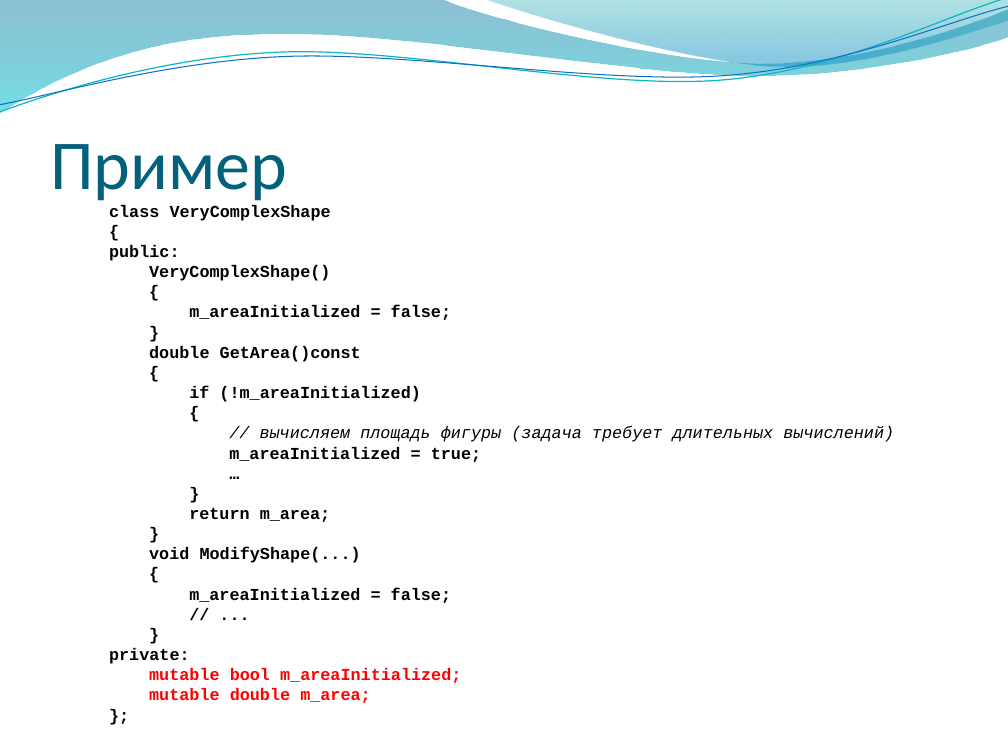
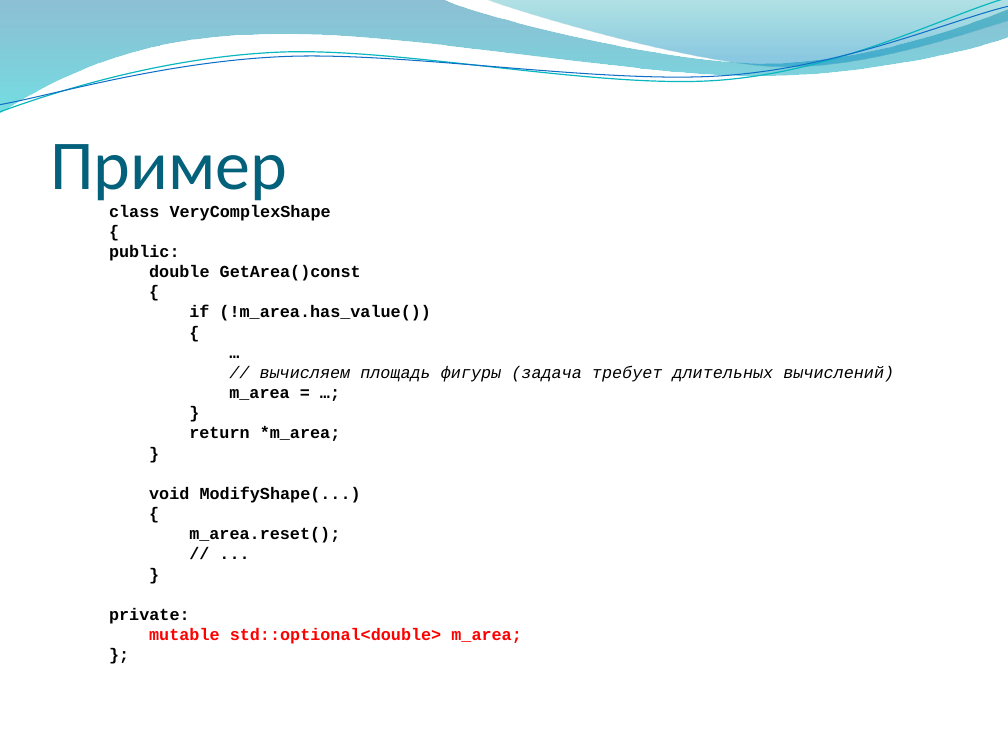
Before and after one commit to alexey-malov/oop, a slide deck: slide 40 of lectures/02/Основы ООП.pptx. Drawn at 1008x756 pixels with LibreOffice and Linux fonts; fonts in the diff are those of the drawing; background and template pictures are left out. Boxes give left, top, right and bottom in pixels: in the first picture for what was removed or moved away, otherwise in the second. Text is boxed around its words. In the diff, an @@ line names an element or a change of style, - is before the commit and + after.

```diff
--- a/lectures/02/Основы ООП.pptx
+++ b/lectures/02/Основы ООП.pptx
@@ text at bbox=[109, 205, 894, 644]: paragraph added @@
+…
@@ text at bbox=[149, 265, 451, 320]: paragraphs removed @@
-VeryComplexShape()
-{
-m_areaInitialized = false;
-}
@@ text at bbox=[189, 305, 431, 321]: text changed @@
-if (!m_areaInitialized)
+if (!m_area.has_value())
@@ text at bbox=[229, 389, 289, 400]: text changed @@
-m_areaInitialized = true;
-…
+m_area = …;
@@ text at bbox=[189, 426, 341, 441]: text changed @@
-return m_area;
+return *m_area;
@@ text at bbox=[189, 527, 340, 543]: text changed @@
-m_areaInitialized = false;
+m_area.reset();
@@ text at bbox=[149, 628, 522, 644]: text changed @@
-mutable bool m_areaInitialized;
-mutable double m_area;
+mutable std::optional<double> m_area;
```
Also in this commit, not shown: 2 other slides changed.
